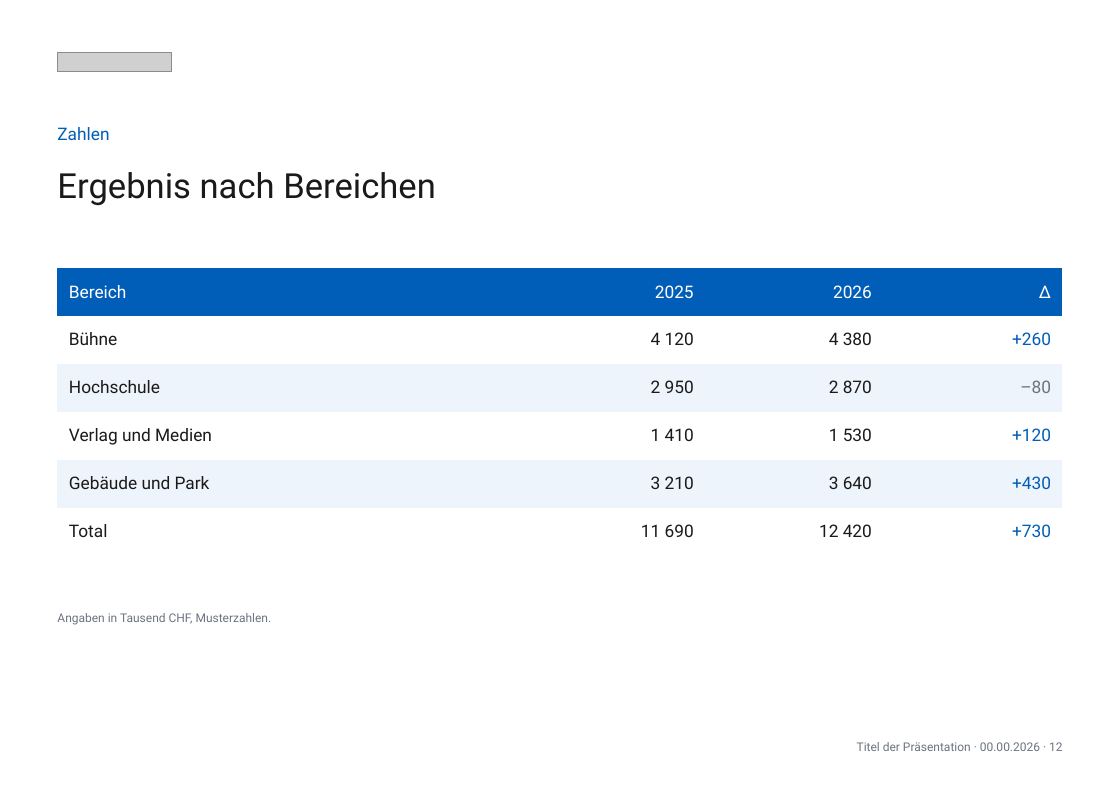
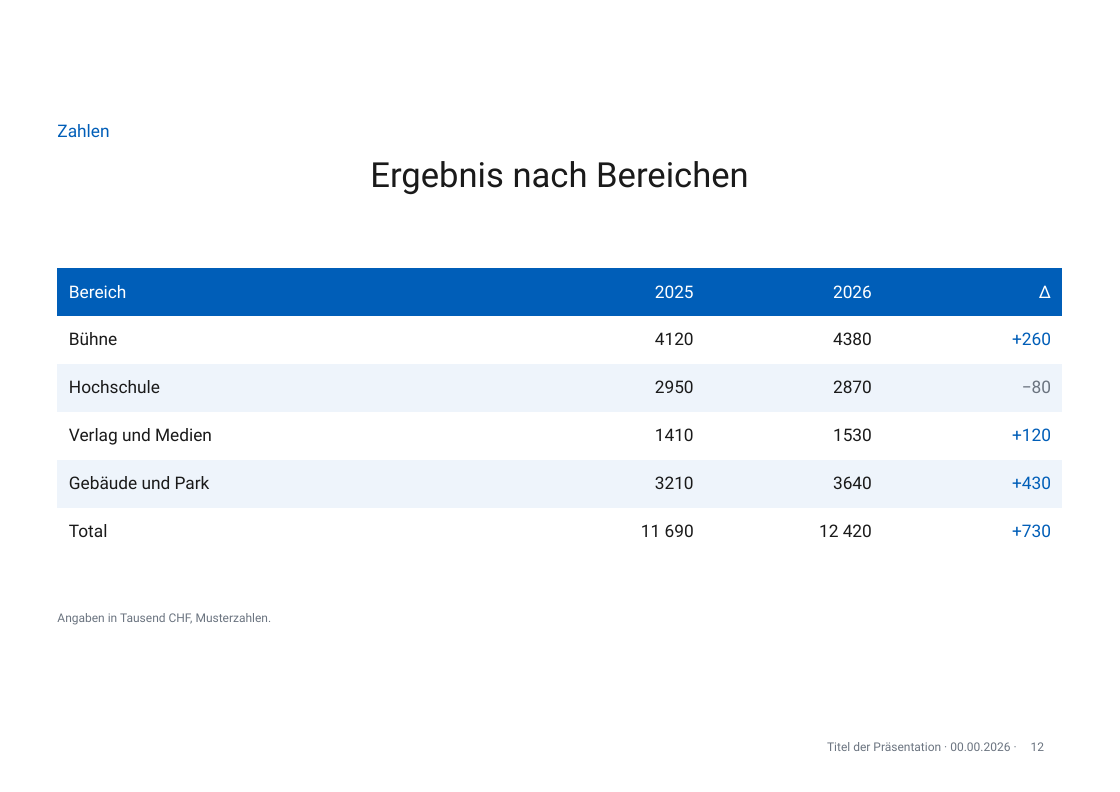
Before and after one commit to phtok/goeloggen, a slide deck: slide 12 of assets/templates/GoetheanumVorlageA4.pptx. Drawn at 1120x792 pixels with LibreOffice and Linux fonts; fonts in the diff are those of the drawing; grey boxes stand for pictures; background and template pictures are left out. Boxes give left, top, right and bottom in pixels: in the first picture for what was removed or moved away, otherwise in the second. Text is boxed around its words. In the diff, an @@ line names an element or a change of style, - is before the commit and + after.

```diff
--- a/assets/templates/GoetheanumVorlageA4.pptx
+++ b/assets/templates/GoetheanumVorlageA4.pptx
@@ picture removed at box(57, 53, 171, 72) @@
@@ text "Zahlen" at box(57, 124, 109, 137): more space between paragraphs; vertical alignment middle to top @@
@@ title "Ergebnis nach Bereichen" at box(370, 161, 749, 195): alignment left to centre; vertical alignment middle to top @@
@@ table at box(57, 268, 1063, 541) @@
-row 2, column 2: 4 120
+row 2, column 2: 4120
-row 2, column 3: 4 380
+row 2, column 3: 4380
-row 3: Hochschule | 2 950 | 2 870 | –80
+row 3: Hochschule | 2950 | 2870 | −80
-row 4, column 2: 1 410
+row 4, column 2: 1410
-row 4, column 3: 1 530
+row 4, column 3: 1530
-row 5, column 2: 3 210
+row 5, column 2: 3210
-row 5, column 3: 3 640
+row 5, column 3: 3640
@@ text added at box(827, 742, 1010, 751), 9 pt, text #6B7480 @@
+Titel der Präsentation · 00.00.2026 ·
@@ text removed at box(857, 742, 1062, 751) @@
-Titel der Präsentation · 00.00.2026 · 12
@@ page number added at box(1031, 742, 1044, 751), 9 pt, text #6B7480 @@
+12
```
Also in this commit, not shown: 13 other slides changed, 1 slide added, 1 slide removed, 2 other files.
